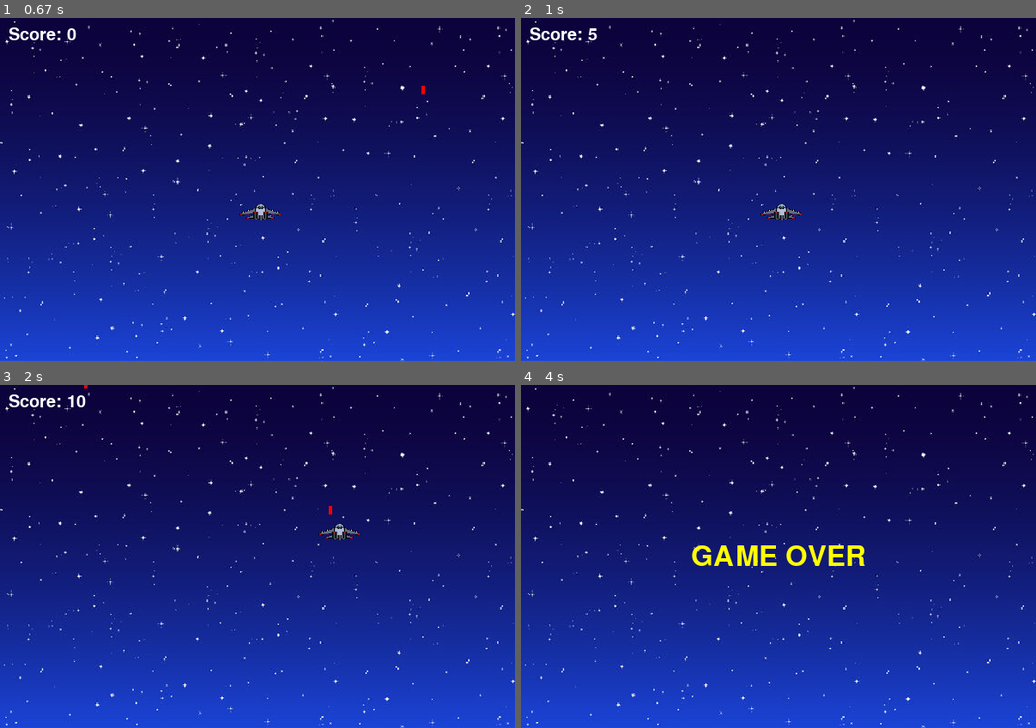
Above: before the commit, frames 1-4 (two rows, left to right).
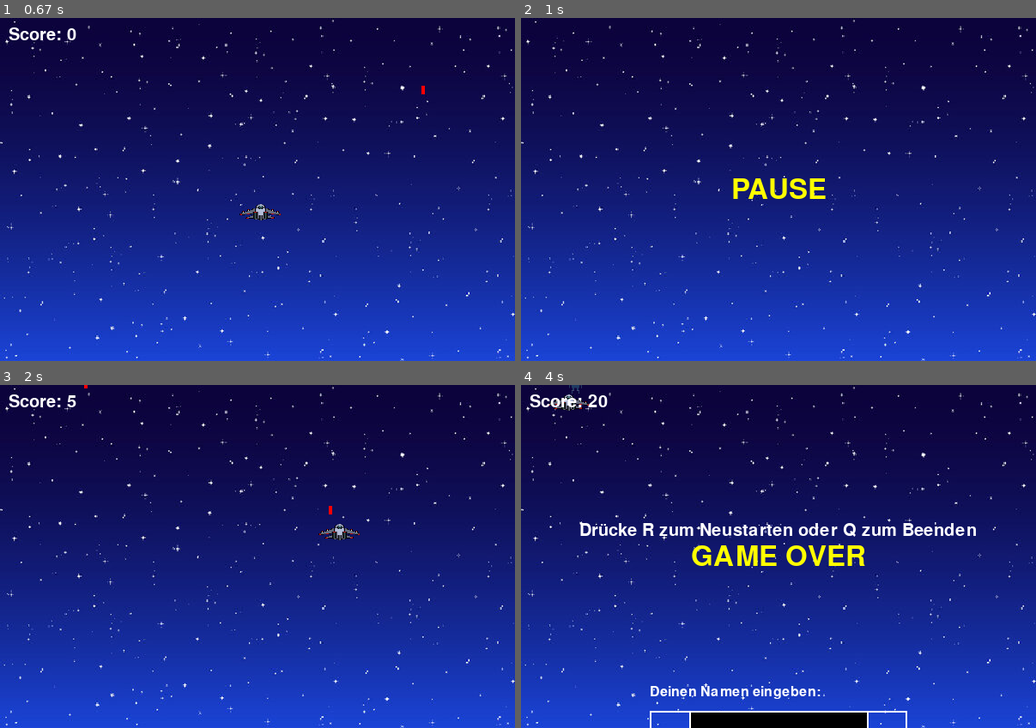
Above: after the commit, the same moments.

Repository: P0629/Space
Game: pygame game, started from PyGameSpace.py
Same seed, same stepped clock (60 frames per second), same inputs: the game is played once before the commit and once after it.
Inputs (mouse positions are in pixels of both pictures, inside the frame that each line leads up to):
- Up to frame 1 (0.67 s): press the mouse at (422, 179) at 0.37 s; move the mouse to (339, 196) at 0.47 s; release the mouse at (257, 210) at 0.6 s
- Up to frame 2 (1 s): tap Space at 0.67 s
- Up to frame 3 (2 s): tap Space at 1 s; hold Right 1.33-1.8 s; click (72, 546) at 1.42 s; hold Right from 1.88 s (still down); click (319, 532) at 1.97 s
- Up to frame 4 (4 s): release Right at 2.35 s; hold Left 2.38-2.92 s; click (804, 453) at 2.47 s; click (567, 402) at 3 s, where only the run after the commit has a clickable "Score: 20"; hold Left 3.38-3.78 s; click (587, 532) at 3.47 s; tap Enter at 3.82 s

Frame 1 is identical in both runs. In frame 2, 1.0% of the frame differs, in the area x 1-60%, y 2-59%; in frame 3, less than 0.1%; in frame 4, 4.1%, in the area x 1-89%, y 0-100%.

Commit message:
add Spaceinvader game

Diff:
--- a/PyGameSpace.py
+++ b/PyGameSpace.py
@@ -1,5 +1,7 @@
 import pygame
 import random
+import sys
+import os
 
 # Initialisierung von Pygame
 pygame.init()
@@ -17,7 +19,12 @@
 ENEMY_SPEED = 3
 ENEMY_INTERVAL = 60  # Intervall, in dem ein neuer Gegner erscheint
 
-# Laden der Bilder für den Spieler und die Gegner
+# Sterne Eigenschaften
+STAR_WIDTH, STAR_HEIGHT = 20, 20
+STAR_SPEED = 2
+STAR_INTERVAL = 100  # Intervall, in dem ein neuer Stern erscheint
+
+# Laden der Bilder für den Spieler, die Gegner und die Sterne
 player_image = pygame.image.load("schiff.png")
 player_image = pygame.transform.scale(player_image, (PLAYER_WIDTH, PLAYER_HEIGHT))
 
@@ -26,15 +33,37 @@
 
 enemy2_image = pygame.image.load("alien2.png")
 enemy2_image = pygame.transform.scale(enemy2_image, (ENEMY_WIDTH, ENEMY_HEIGHT))
+
+star_image = pygame.image.load("Stern.png")
+star_image = pygame.transform.scale(star_image, (STAR_WIDTH, STAR_HEIGHT))
 
 # Laden des Hintergrunds
 background = pygame.image.load("background.jpg")
 background = pygame.transform.scale(background, (WIDTH, HEIGHT))
+
+# Datei für Highscores
+HIGHSCORE_FILE = "highscores.txt"
 
 # Initialisierung des Bildschirms
 screen = pygame.display.set_mode((WIDTH, HEIGHT))
 pygame.display.set_caption("Weiche den Feinden aus")
 clock = pygame.time.Clock()
+
+# Funktion zum Laden der Highscores aus der Datei
+def load_highscores():
+    if not os.path.exists(HIGHSCORE_FILE):
+        return []
+    with open(HIGHSCORE_FILE, "r") as file:
+        lines = file.readlines()
+        highscores = [line.strip().split(",") for line in lines]
+        highscores.sort(key=lambda x: int(x[1]), reverse=True)
+        return highscores
+
+# Funktion zum Speichern der Highscores in die Datei
+def save_highscores(highscores):
+    with open(HIGHSCORE_FILE, "w") as file:
+        for name, score in highscores:
+            file.write(f"{name},{score}\n")
 
 # Funktion zum Erzeugen eines neuen Gegners
 def create_enemy():
@@ -43,16 +72,72 @@
     enemy_type = random.choice([1, 2])  # Zufällig zwischen den beiden Gegnertypen wählen
     return pygame.Rect(x, y, ENEMY_WIDTH, ENEMY_HEIGHT), enemy_type
 
+# Funktion zum Erzeugen eines neuen Sterns
+def create_star():
+    x = random.randint(0, WIDTH - STAR_WIDTH)
+    y = 0 - STAR_HEIGHT
+    return pygame.Rect(x, y, STAR_WIDTH, STAR_HEIGHT)
+
 # Funktion zum Bewegen der Gegner
 def move_enemies(enemies):
     for enemy in enemies:
         enemy[0].y += ENEMY_SPEED
 
-# Funktion um GAME OVER anzuzeigen
-def display_game_over():
+# Funktion zum Bewegen der Sterne
+def move_stars(stars):
+    for star in stars:
+        star.y += STAR_SPEED
+
+# Funktion um GAME OVER anzuzeigen und Optionen für Neustart oder Beenden
+def display_game_over(score):
     font = pygame.font.SysFont(None, 48)
     game_over_text = font.render("GAME OVER", True, (255, 255, 0))
     screen.blit(game_over_text, (WIDTH // 2 - game_over_text.get_width() // 2, HEIGHT // 2 - game_over_text.get_height() // 2))
+
+    # Anzeigen der besten 3 Highscores
+    highscores = load_highscores()
+    font = pygame.font.SysFont(None, 30)
+    for i, (name, highscore) in enumerate(highscores[:3], start=1):
+        score_text = font.render(f"{i}. {name}: {highscore}", True, (255, 255, 255))
+        screen.blit(score_text, (WIDTH // 2 - score_text.get_width() // 2, HEIGHT // 2 + 30 + 30 * i))
+
+    # Eingabeaufforderung für den Namen des Spielers
+    input_rect = pygame.Rect(WIDTH // 4, HEIGHT // 2 + 30 * 6, WIDTH // 2, 30)
+    pygame.draw.rect(screen, (255, 255, 255), input_rect, 2)
+    font = pygame.font.SysFont(None, 24)
+    input_text = font.render("Deinen Namen eingeben:", True, (255, 255, 255))
+    screen.blit(input_text, (WIDTH // 4, HEIGHT // 2 + 30 * 5))
+
+    pygame.display.flip()
+
+    name = ""
+    input_active = True
+    while input_active:
+        for event in pygame.event.get():
+            if event.type == pygame.QUIT:
+                pygame.quit()
+                sys.exit()
+            elif event.type == pygame.KEYDOWN:
+                if event.key == pygame.K_RETURN:
+                    input_active = False
+                elif event.key == pygame.K_BACKSPACE:
+                    name = name[:-1]
+                else:
+                    name += event.unicode
+        input_rect.w = max(200, input_text.get_width() + 10)
+        input_rect.x = WIDTH // 2 - input_rect.w // 2
+        pygame.draw.rect(screen, (0, 0, 0), input_rect)
+        pygame.draw.rect(screen, (255, 255, 255), input_rect, 2)
+        screen.blit(font.render(name, True, (255, 255, 255)), (input_rect.x + 5, input_rect.y + 5))
+        pygame.display.flip()
+
+    # Füge den neuen Highscore hinzu und speichere ihn
+    highscores.append((name, str(score)))
+    highscores.sort(key=lambda x: int(x[1]), reverse=True)
+    save_highscores(highscores)
+
+    # Anzeige des Neustartmenüs und Verarbeitung der Benutzeraktionen
+    display_restart_menu()
 
 # Funktion zum Zeichnen von Schüssen
 def draw_shots(shots):
@@ -65,99 +150,182 @@
     score_text = font.render("Score: " + str(score), True, (255,255,255))
     screen.blit(score_text, (10, 10))
 
+# Funktion zur Anzeige des Neustartmenüs
+def display_restart_menu():
+    font = pygame.font.SysFont(None, 30)
+    restart_text = font.render("Drücke R zum Neustarten oder Q zum Beenden", True, (255, 255, 255))
+    text_width, text_height = font.size("Drücke R zum Neustarten oder Q zum Beenden")
+    screen.blit(restart_text, ((WIDTH - text_width) // 2, HEIGHT // 2 - text_height - 20))  # Position über dem "GAME OVER"-Schriftzug
+    pygame.display.flip()
+
+    waiting = True
+    while waiting:
+        for event in pygame.event.get():
+            if event.type == pygame.QUIT:
+                pygame.quit()
+                sys.exit()
+            elif event.type == pygame.KEYDOWN:
+                if event.key == pygame.K_r:
+                    return True  # Starte das Spiel neu
+                elif event.key == pygame.K_q:
+                    pygame.quit()
+                    sys.exit()  # Beende das Spiel
+    return False
+
 # Hauptspiel
 def main():
-    player = pygame.Rect(WIDTH // 2 - PLAYER_WIDTH // 2, HEIGHT - 50, PLAYER_WIDTH, PLAYER_HEIGHT)
-    enemies = []
-    shots = []  # Liste für die Schüsse des Spielers
-    shoot_cooldown = 0
-    score = 0   # Score des Spielers
-    score_timer = 0 # Initialisierung des Score-Timers
-
-    running = True
-    game_over = False  # Spielstatus verfolgen
-
-    while running:
-        screen.blit(background, (0, 0)) # Hintergrund zeichnen
-
-        for event in pygame.event.get():
-            if event.type == pygame.QUIT:
+    global ENEMY_SPEED # Zugriff auf die globale Variable
+
+    # Ursprüngliche Geschwindigkeit der Gegner nach Neustart
+    original_enemy_speed = ENEMY_SPEED
+
+    enemy_speed_increase_timer = 0 # Initialisierung der Variable
+    enemy_speed_increase_interval = 5000 # Timerintervall für die Geschwindigkeitserhöhung
+    enemy_speed_increase_amount = 1 # Betrag, um den die Geschwindigkeit des Feindes erhöht wird
+
+    # Timer für Sterne
+    star_timer = 0
+
+    paused = False  # Variable für den Pausenzustand des Spiels
+
+    # PAUSE-Text anzeigen
+    font = pygame.font.SysFont(None, 48)
+    pause_text = font.render("PAUSE", True, (255, 255, 0))  # Gelber Text
+    pause_text_rect = pause_text.get_rect(center=(WIDTH // 2, HEIGHT // 2))
+
+    while True:  # Spielenschleife für Neustarts
+        player = pygame.Rect(WIDTH // 2 - PLAYER_WIDTH // 2, HEIGHT - 50, PLAYER_WIDTH, PLAYER_HEIGHT)
+        enemies = []
+        stars = []  # Liste für die Sterne
+        shots = []  # Liste für die Schüsse des Spielers
+        shoot_cooldown = 0
+        score = 0   # Score des Spielers
+        score_timer = 0 # Initialisierung des Score-Timers
+
+        running = True
+        game_over = False  # Spielstatus verfolgen
+
+        # Zurücksetzen der Geschwindigkeit auf Anfangswert
+        ENEMY_SPEED = original_enemy_speed
+
+        while running:
+            screen.blit(background, (0, 0)) # Hintergrund zeichnen
+
+            for event in pygame.event.get():
+                if event.type == pygame.QUIT:
+                    pygame.quit()
+                    sys.exit()
+                elif event.type == pygame.MOUSEMOTION:
+                    # Spieler mit Maus bewegen
+                    player.centerx, player.centery = event.pos
+                elif event.type == pygame.MOUSEBUTTONDOWN and event.button == 1 and not game_over:
+                    # Schießen, wenn linke Maustaste gedrückt wird
+                    if shoot_cooldown == 0:
+                        shots.append(pygame.Rect(player.centerx - 2, player.top - 10, 4, 10))
+                        shoot_cooldown = PLAYER_SHOOT_COOLDOWN
+                elif event.type == pygame.KEYDOWN:
+                    if event.key == pygame.K_SPACE:  # Pausentaste
+                        paused = not paused
+
+            if paused:
+                screen.blit(pause_text, pause_text_rect) # PAUSE-Text anzeigen
+                pygame.display.flip()
+                continue  # Springe zurück zur Schleifenbeginn
+
+            if not game_over:
+                keys = pygame.key.get_pressed()
+                if keys[pygame.K_LEFT]:
+                    player.x -= PLAYER_SPEED
+                if keys[pygame.K_RIGHT]:
+                    player.x += PLAYER_SPEED
+
+                # Begrenze den Spieler auf den Bildschirm
+                player.x = max(0, min(player.x, WIDTH - PLAYER_WIDTH))
+                player.y = max(0, min(player.top, HEIGHT - PLAYER_HEIGHT))
+
+                # Bewege die Gegner und füge neue hinzu
+                move_enemies(enemies)
+                if random.randint(0, ENEMY_INTERVAL) == 0:
+                    enemy, enemy_type = create_enemy()
+                    enemies.append((enemy, enemy_type))
+
+                # Bewege die Sterne und füge neue hinzu
+                move_stars(stars)
+                star_timer += 1
+                if star_timer == STAR_INTERVAL:
+                    stars.append(create_star())
+                    star_timer = 0
+
+                # Erhöhe die Geschwindigkeit der Feinde basierend auf den Timer
+                enemy_speed_increase_timer += clock.get_time()
+                if enemy_speed_increase_timer >= enemy_speed_increase_interval:
+                    ENEMY_SPEED += enemy_speed_increase_amount
+                    enemy_speed_increase_timer = 0
+
+                # Bewege Schüsse und entferne sie, wenn sie den Bildschirm verlassen
+                for shot in shots[:]:
+                    shot.y -= 5
+                    if shot.bottom < 0:
+                        shots.remove(shot)
+
+                # Kollisionserkennung für Schüsse und Gegner
+                for shot in shots[:]:
+                    for enemy in enemies[:]:
+                        if shot.colliderect(enemy[0]):
+                            shots.remove(shot)
+                            enemies.remove(enemy)
+
+                # Kollisionserkennung für Spieler und Gegner
+                for enemy in enemies:
+                    if player.colliderect(enemy[0]):
+                        game_over = True  # Spielstatus aktualisieren
+
+                # Kollisionserkennung für Spieler und Sterne
+                for star in stars[:]:
+                    if player.colliderect(star):
+                        stars.remove(star)
+                        score += 10  # Bonuspunkte für das Einsammeln eines Sterns
+
+                # Zeichne Spieler
+                screen.blit(player_image, player)
+
+                # Zeichne Gegner
+                for enemy, enemy_type in enemies:
+                    if enemy_type == 1:
+                        screen.blit(enemy1_image, enemy)
+                    else:
+                        screen.blit(enemy2_image, enemy)
+
+                # Zeichne Sterne
+                for star in stars:
+                    screen.blit(star_image, star)
+
+                # Zeichne Schüsse
+                draw_shots(shots)
+
+                # Reduziere die Abklingzeit für Schüsse
+                if shoot_cooldown > 0:
+                    shoot_cooldown -= 1
+
+                # Aktualisiere den Score-Timer und füge Bonuspunkte hinzu, wenn der Timer abläuft
+                score_timer += 1
+                if score_timer == 60:  # Füge alle 60 Frames (1 Sekunde) Bonuspunkte hinzu
+                    score += 5
+                    score_timer = 0
+
+                # Zeichne Score
+                display_score(score)
+
+            if game_over:
+                display_game_over(score)
                 running = False
-            elif event.type == pygame.MOUSEMOTION:
-                # Spieler mit Maus bewegen
-                player.centerx, player.centery = event.pos
-            elif event.type == pygame.MOUSEBUTTONDOWN and event.button == 1 and not game_over:
-                # Schießen, wenn linke Maustaste gedrückt wird
-                if shoot_cooldown == 0:
-                    shots.append(pygame.Rect(player.centerx - 2, player.top - 10, 4, 10))
-                    shoot_cooldown = PLAYER_SHOOT_COOLDOWN
-
-        if not game_over:
-            keys = pygame.key.get_pressed()
-            if keys[pygame.K_LEFT]:
-                player.x -= PLAYER_SPEED
-            if keys[pygame.K_RIGHT]:
-                player.x += PLAYER_SPEED
-
-            # Begrenze den Spieler auf den Bildschirm
-            player.x = max(0, min(player.x, WIDTH - PLAYER_WIDTH))
-            player.y = max(0, min(player.top, HEIGHT - PLAYER_HEIGHT))
-
-            # Bewege die Gegner und füge neue hinzu
-            move_enemies(enemies)
-            if random.randint(0, ENEMY_INTERVAL) == 0:
-                enemy, enemy_type = create_enemy()
-                enemies.append((enemy, enemy_type))
-
-            # Bewege Schüsse und entferne sie, wenn sie den Bildschirm verlassen
-            for shot in shots[:]:
-                shot.y -= 5
-                if shot.bottom < 0:
-                    shots.remove(shot)
-
-            # Kollisionserkennung für Schüsse und Gegner
-            for shot in shots[:]:
-                for enemy in enemies[:]:
-                    if shot.colliderect(enemy[0]):
-                        shots.remove(shot)
-                        enemies.remove(enemy)
-
-            # Kollisionserkennung für Spieler und Gegner
-            for enemy in enemies:
-                if player.colliderect(enemy[0]):
-                    game_over = True  # Spielstatus aktualisieren
-
-            # Zeichne Spieler
-            screen.blit(player_image, player)
-
-            # Zeichne Gegner
-            for enemy, enemy_type in enemies:
-                if enemy_type == 1:
-                    screen.blit(enemy1_image, enemy)
-                else:
-                    screen.blit(enemy2_image, enemy)
-
-            # Zeichne Schüsse
-            draw_shots(shots)
-
-            # Reduziere die Abklingzeit für Schüsse
-            if shoot_cooldown > 0:
-                shoot_cooldown -= 1
-
-             # Aktualisiere den Score-Timer und füge Bonuspunkte hinzu, wenn der Timer abläuft
-            score_timer += 1
-            if score_timer == 60:  # Füge alle 60 Frames (1 Sekunde) Bonuspunkte hinzu
-                score += 5
-                score_timer = 0
-
-            # Zeichne Score
-            display_score(score)
-
-        if game_over:
-            display_game_over()  # GAME OVER anzeigen
-
-        pygame.display.flip()
-        clock.tick(60)
+
+            pygame.display.flip()
+            clock.tick(60)
+
+        # Anzeige des Neustartmenüs und Verarbeitung der Benutzeraktionen
+        if not display_restart_menu():
+            break  # Beende die Schleife, wenn der Benutzer das Spiel beendet
 
     pygame.quit()
 
Binary file added: Stern.png
